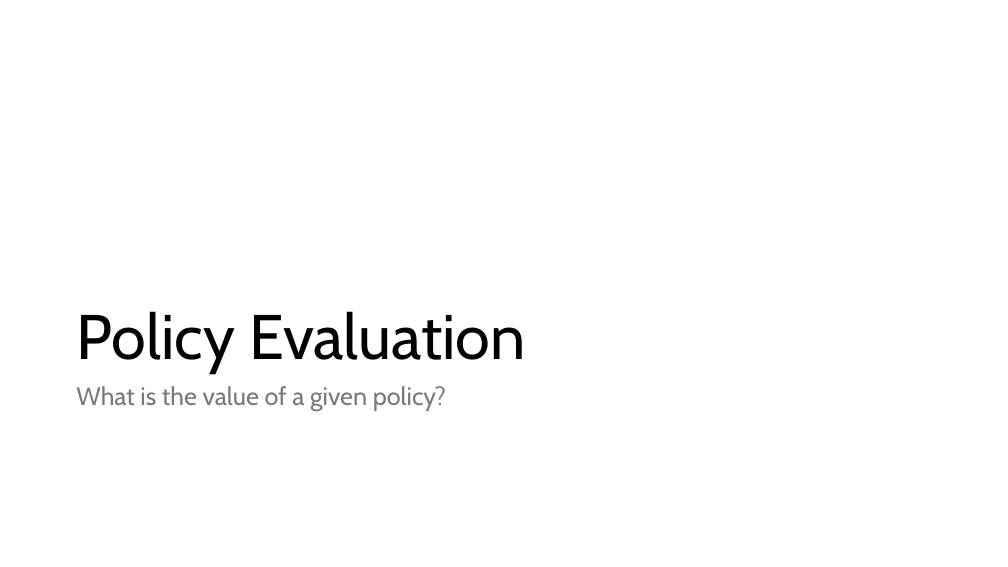
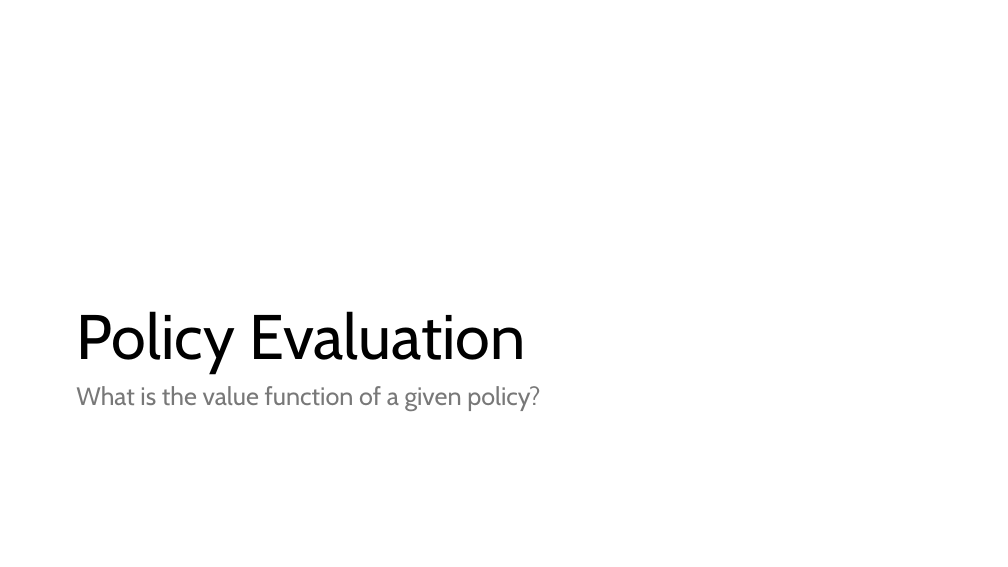
Before and after one commit to mhahsler/Introduction_to_Reinforcement_Learning, a slide deck: slide 6 of slides/Lecture_Chapter04.pptx. Drawn at 1008x567 pixels with LibreOffice and Linux fonts; fonts in the diff are those of the drawing. Boxes give left, top, right and bottom in pixels: in the first picture for what was removed or moved away, otherwise in the second. Text is boxed around its words. In the diff, an @@ line names an element or a change of style, - is before the commit and + after.

```diff
--- a/slides/Lecture_Chapter04.pptx
+++ b/slides/Lecture_Chapter04.pptx
@@ text at (x1=76, y1=386, x2=540, y2=411): text changed @@
-What is the value of a given policy?
+What is the value function of a given policy?
```
Also in this commit, not shown: 15 other slides changed, 1 slide added, 1 slide removed, 1 other file.
